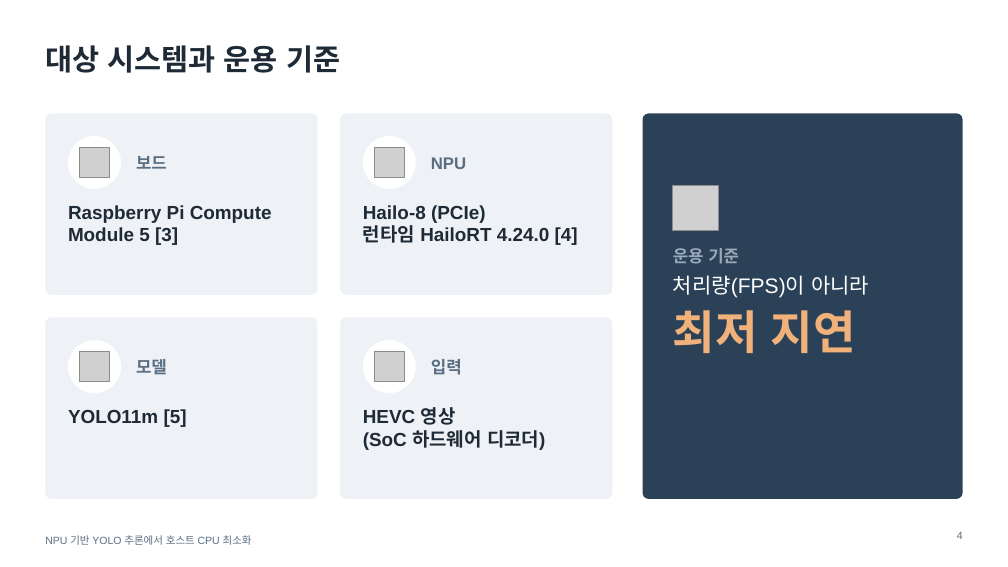
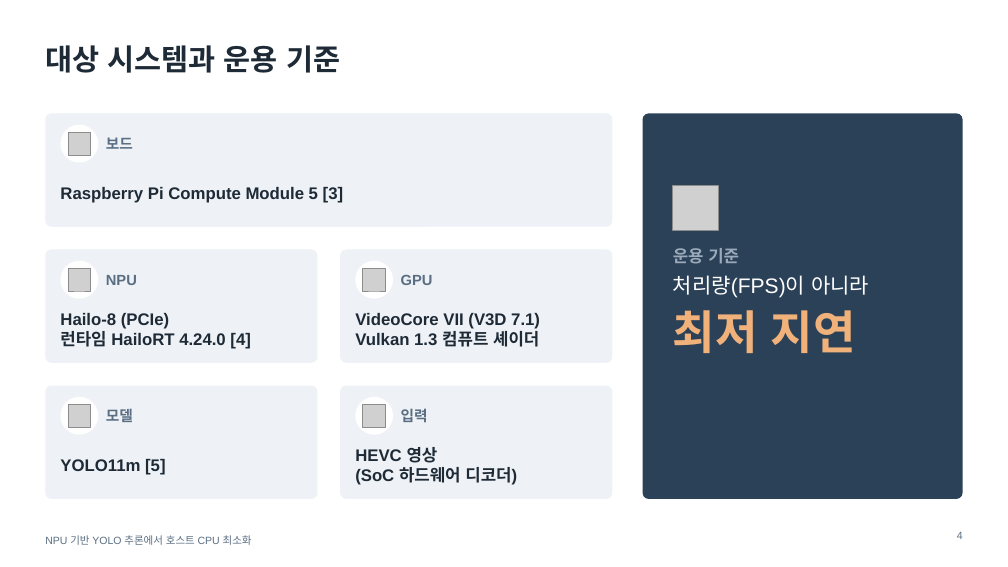
Before and after one commit to jinbeomjeong/yolo_vulkan_optimize, a slide deck: slide 4 of 10_paper/talk/out/yolo_npu_cpu_offload_talk_v5.pptx. Drawn at 1008x567 pixels with LibreOffice and Linux fonts; fonts in the diff are those of the drawing; grey boxes stand for pictures. Boxes give left, top, right and bottom in pixels: in the first picture for what was removed or moved away, otherwise in the second. Text is boxed around its words. In the diff, an @@ line names an element or a change of style, - is before the commit and + after.

```diff
--- a/10_paper/talk/out/yolo_npu_cpu_offload_talk_v5.pptx
+++ b/10_paper/talk/out/yolo_npu_cpu_offload_talk_v5.pptx
@@ rounded rectangle added at (45, 113, 613, 227), fill #EEF2F6 @@
@@ ellipse: place and size @@
-ellipse at (68, 136, 121, 189)
+ellipse at (60, 125, 98, 163)
@@ picture: place and size @@
-picture at (79, 147, 110, 178)
+picture at (68, 132, 91, 155)
@@ text "보드": place and size @@
-text "보드" at (136, 156, 167, 169)
+text "보드" at (106, 137, 133, 149)
@@ text "Raspberry Pi Compute Module 5 ...": place and size @@
-text "Raspberry Pi Compute Module 5 ..." at (68, 205, 272, 245)
+text "Raspberry Pi Compute Module 5 ..." at (60, 187, 343, 203)
@@ rounded rectangle: place and size @@
-rounded rectangle at (45, 113, 318, 295)
+rounded rectangle at (45, 250, 318, 363)
@@ ellipse added at (60, 261, 98, 299), fill #FFFFFF @@
@@ picture: place and size @@
-picture at (374, 147, 405, 178)
+picture at (68, 268, 91, 291)
@@ size 16 to 14 pt in 4 elements at (401, 408, 428, 423), (106, 409, 133, 422), (106, 137, 133, 149), (106, 275, 137, 285) @@
@@ text "NPU": place and size @@
-text "NPU" at (431, 157, 466, 169)
+text "NPU" at (106, 275, 137, 285)
@@ proportions changed in 4 elements at (45, 386, 318, 499), (340, 386, 613, 499), (45, 250, 318, 363), (340, 250, 613, 363) @@
@@ rounded rectangle: place and size @@
-rounded rectangle at (340, 113, 613, 295)
+rounded rectangle at (340, 250, 613, 363)
@@ ellipse: place and size @@
-ellipse at (363, 136, 416, 189)
+ellipse at (355, 261, 393, 299)
@@ picture added at (363, 268, 386, 291) @@
@@ text added at (401, 275, 433, 285), 14 pt, text #5A6E83, bold @@
+GPU
@@ size 18 to 16 pt; vertical alignment top to middle in 4 elements at (60, 459, 165, 475), (355, 447, 517, 485), (60, 187, 343, 203), (60, 313, 250, 349) @@
@@ text "Hailo-8 (PCIe)": place and size @@
-text "Hailo-8 (PCIe)" at (363, 205, 578, 245)
+text "Hailo-8 (PCIe)" at (60, 313, 250, 349)
@@ text added at (355, 313, 540, 347), 16 pt, text #1E2A36, bold @@
+VideoCore VII (V3D 7.1)
+Vulkan 1.3 컴퓨트 셰이더
@@ rounded rectangle: place and size @@
-rounded rectangle at (45, 318, 318, 499)
+rounded rectangle at (45, 386, 318, 499)
@@ rounded rectangle: place and size @@
-rounded rectangle at (340, 318, 613, 499)
+rounded rectangle at (340, 386, 613, 499)
@@ ellipse: place and size @@
-ellipse at (68, 340, 121, 393)
+ellipse at (60, 397, 98, 435)
@@ picture: place and size @@
-picture at (79, 352, 110, 382)
+picture at (68, 405, 91, 427)
@@ text "모델": place and size @@
-text "모델" at (136, 359, 167, 375)
+text "모델" at (106, 409, 133, 422)
@@ ellipse: place and size @@
-ellipse at (363, 340, 416, 393)
+ellipse at (355, 397, 393, 435)
@@ picture: place and size @@
-picture at (374, 352, 405, 382)
+picture at (363, 405, 386, 427)
@@ text "입력": place and size @@
-text "입력" at (431, 359, 462, 375)
+text "입력" at (401, 408, 428, 423)
@@ text "YOLO11m [5]": place and size @@
-text "YOLO11m [5]" at (68, 409, 187, 427)
+text "YOLO11m [5]" at (60, 459, 165, 475)
@@ text "HEVC 영상": place and size @@
-text "HEVC 영상" at (363, 407, 545, 450)
+text "HEVC 영상" at (355, 447, 517, 485)
```
Also in this commit, not shown: 1 other slide changed, 11 other files.
